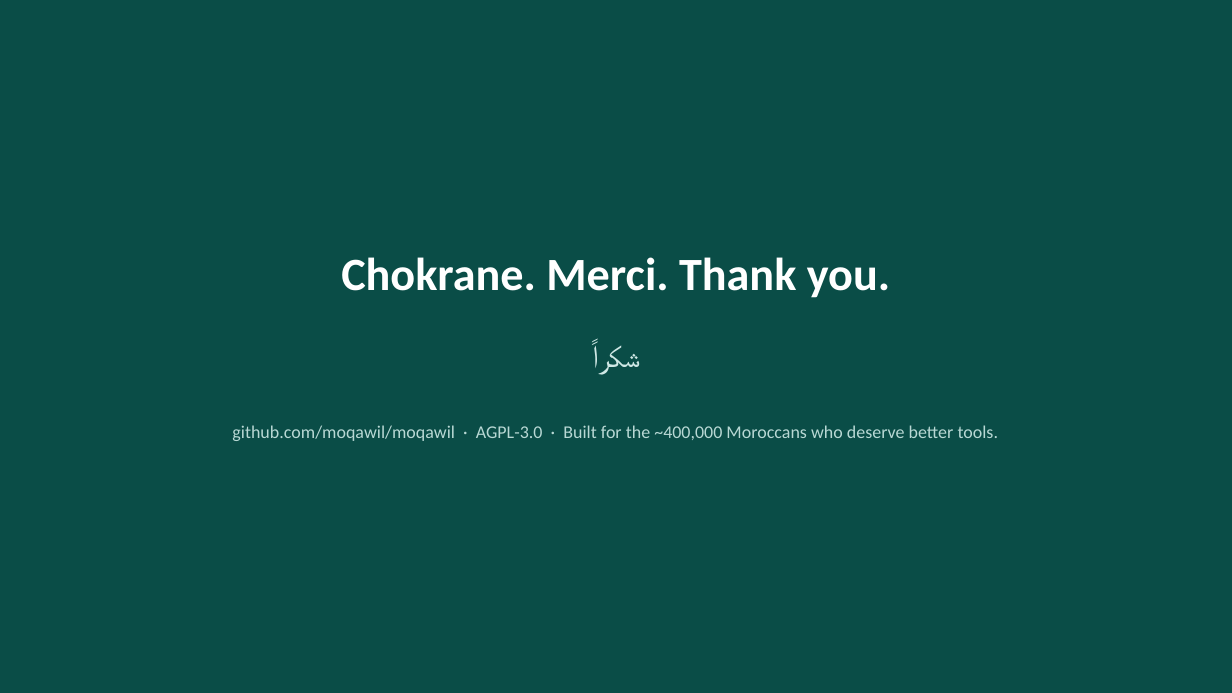
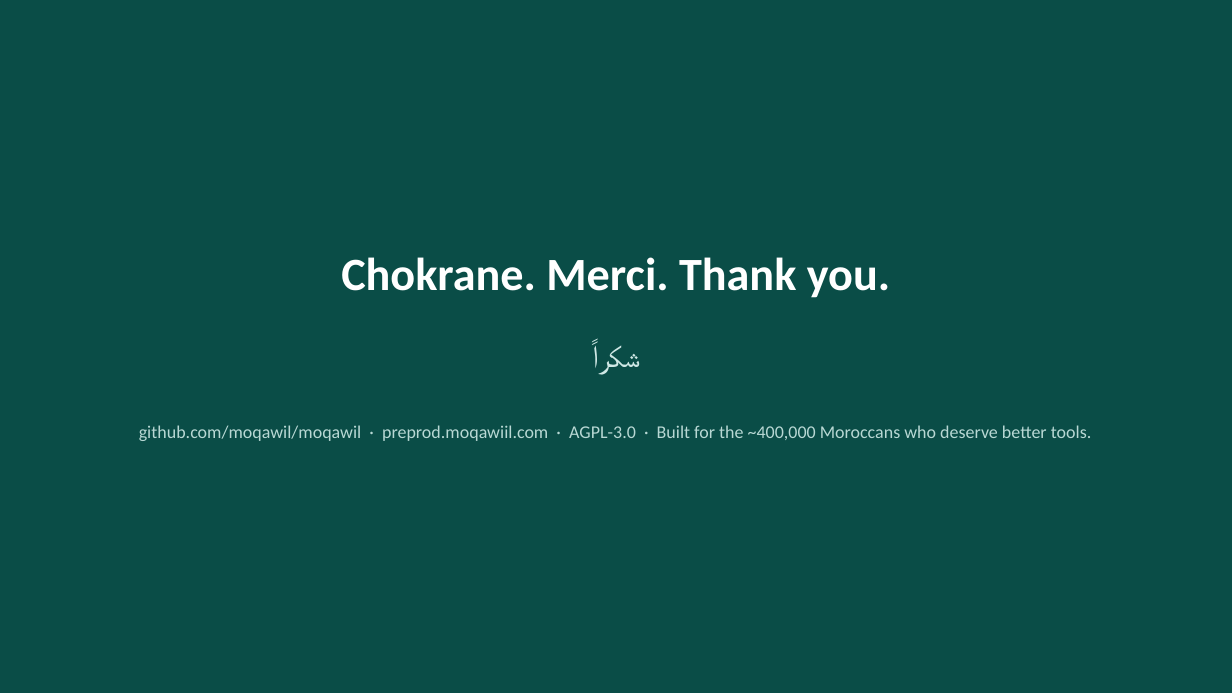
Before and after one commit to rhorba/Moqawil, a slide deck: slide 15 of pitch/Moqawil-Pitch-Deck.pptx. Drawn at 1232x693 pixels with LibreOffice and Linux fonts; fonts in the diff are those of the drawing. Boxes give left, top, right and bottom in pixels: in the first picture for what was removed or moved away, otherwise in the second. Text is boxed around its words. In the diff, an @@ line names an element or a change of style, - is before the commit and + after.

```diff
--- a/pitch/Moqawil-Pitch-Deck.pptx
+++ b/pitch/Moqawil-Pitch-Deck.pptx
@@ text at [139, 425, 1091, 441]: text changed @@
-github.com/moqawil/moqawil · AGPL-3.0 · Built for the ~400,000 Moroccans who deserve better tools.
+github.com/moqawil/moqawil · preprod.moqawiil.com · AGPL-3.0 · Built for the ~400,000 Moroccans who deserve better tools.
```
Also in this commit, not shown: 14 other slides changed, 1 other file.
